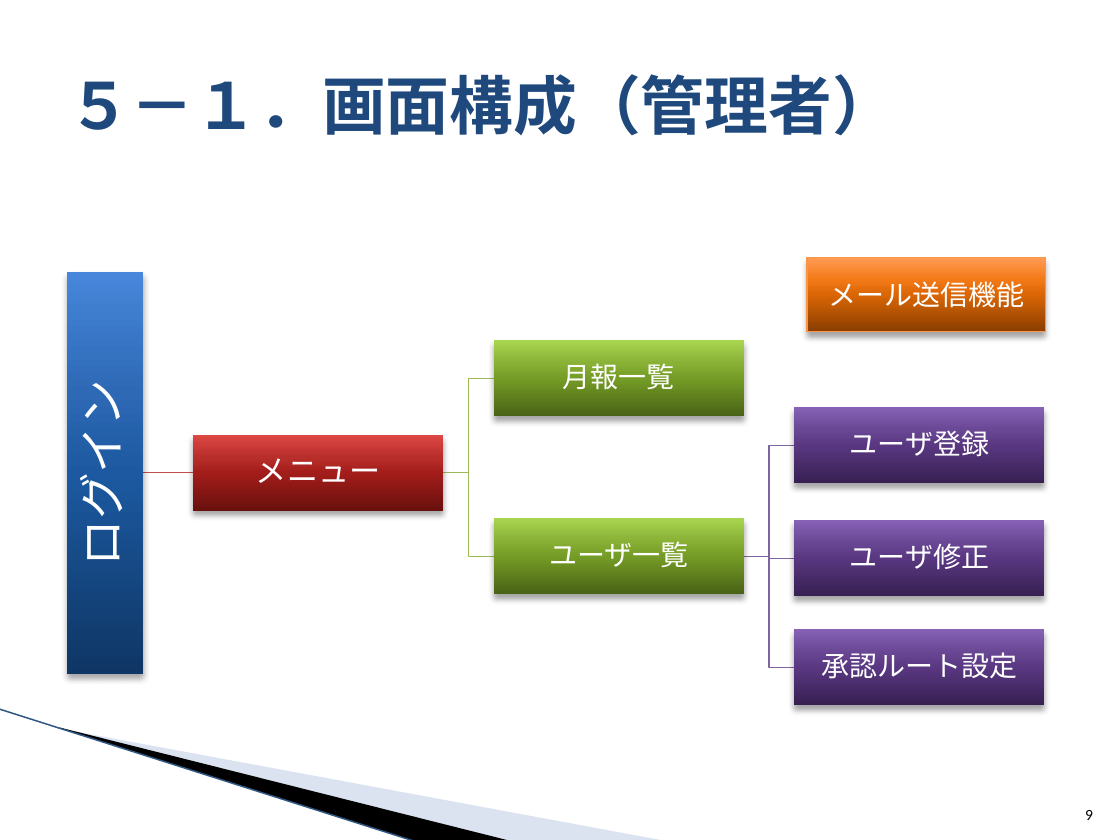
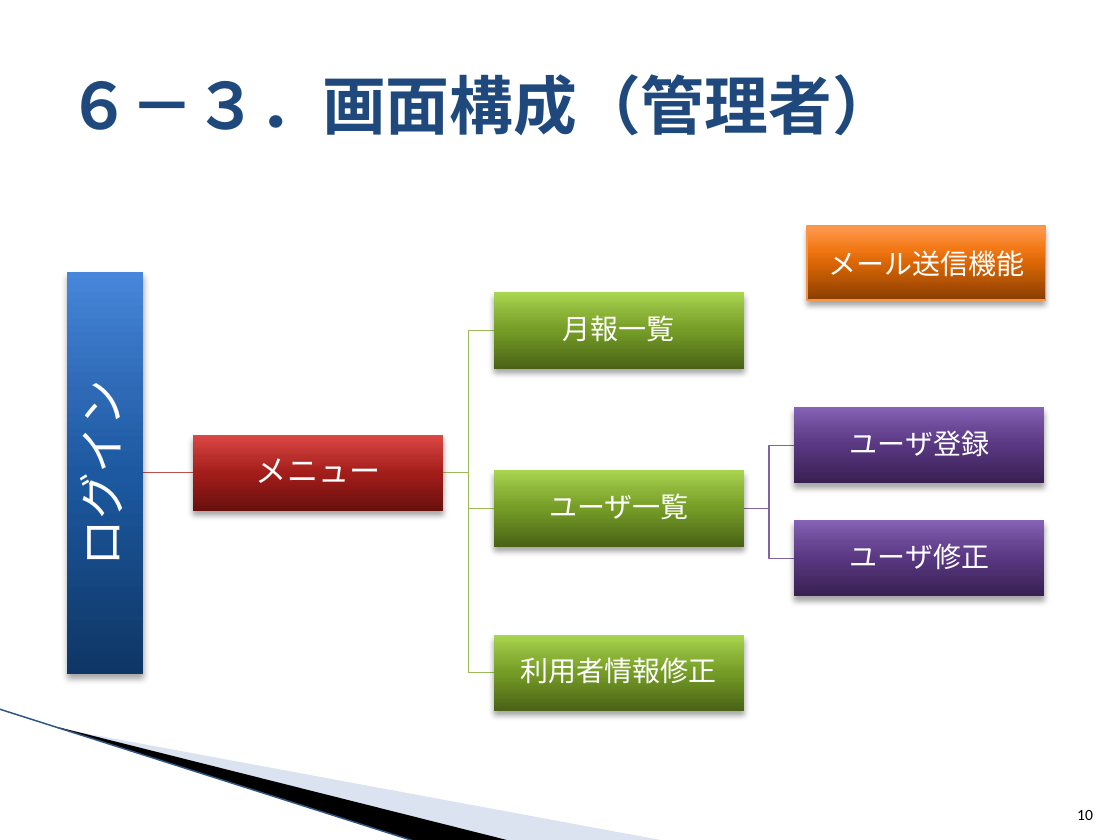
Before and after one commit to around7days/AppFreeMemo, a slide deck: slide 10 of 設計書/1_月報管理システム 提案資料.pptx (slide 9 before the commit). Drawn at 1120x840 pixels with LibreOffice and Linux fonts; fonts in the diff are those of the drawing; background and template pictures are left out. Boxes give left, top, right and bottom in pixels: in the first picture for what was removed or moved away, otherwise in the second. Text is boxed around its words. In the diff, an @@ line names an element or a change of style, - is before the commit and + after.

```diff
--- a/設計書/1_月報管理システム 提案資料.pptx
+++ b/設計書/1_月報管理システム 提案資料.pptx
@@ title at box(67, 74, 896, 136): text changed @@
-５－１．画面構成（管理者）
+６－３．画面構成（管理者）
@@ rectangle "メール送信機能": place and size @@
-rectangle "メール送信機能" at box(806, 258, 1045, 332)
+rectangle "メール送信機能" at box(806, 226, 1045, 300)
@@ 2 texts, 2 rectangles: place and size @@
-2 texts, 2 rectangles at box(494, 340, 745, 595)
+2 texts, 2 rectangles at box(494, 292, 745, 547)
@@ freeform shape: place and size @@
-freeform shape at box(444, 379, 494, 473)
+freeform shape at box(444, 330, 494, 473)
@@ freeform shape: place and size @@
-freeform shape at box(744, 446, 794, 557)
+freeform shape at box(744, 446, 794, 508)
@@ freeform shape: place and size @@
-freeform shape at box(444, 473, 494, 556)
+freeform shape at box(444, 473, 494, 508)
@@ freeform shape added at box(444, 473, 494, 673), outline #9BBB59 0.75 pt @@
@@ freeform shape: place and size @@
-freeform shape at box(744, 551, 794, 562)
+freeform shape at box(744, 508, 794, 558)
@@ freeform shape removed at box(744, 557, 794, 668) @@
@@ rectangle removed at box(794, 629, 1045, 706) @@
@@ rectangle added at box(494, 635, 745, 711), fill gradient #4A6316 to #769C27 to #89B137 to #A9D651 @@
@@ text added at box(521, 657, 717, 689), 18 pt, text #FFFFFF @@
+利用者情報修正
@@ text removed at box(821, 652, 1017, 679) @@
-承認ルート設定
@@ page number at box(1077, 810, 1093, 820): text changed @@
-9
+10
```
Also in this commit, not shown: 8 other slides changed, 1 slide added, 4 other files.
